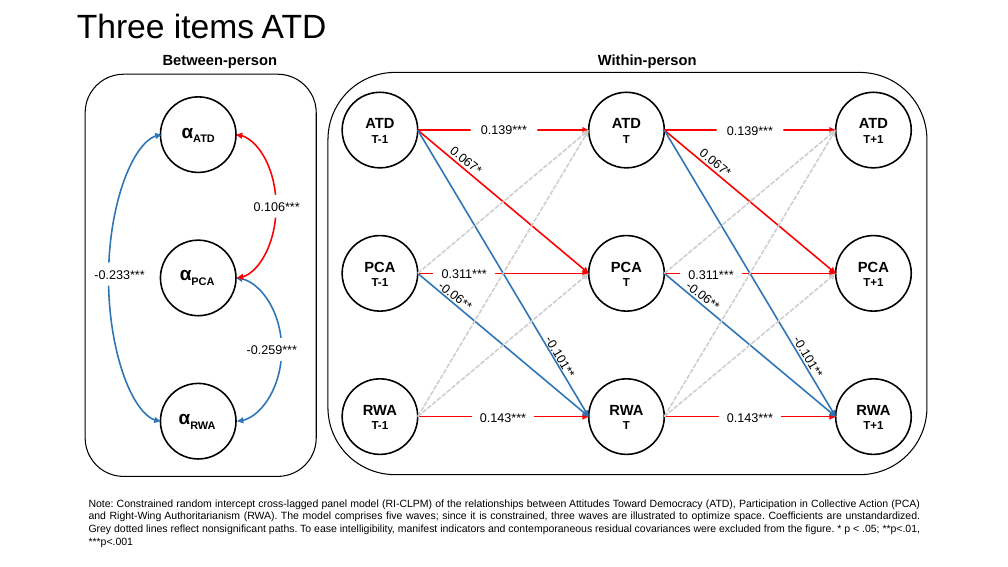
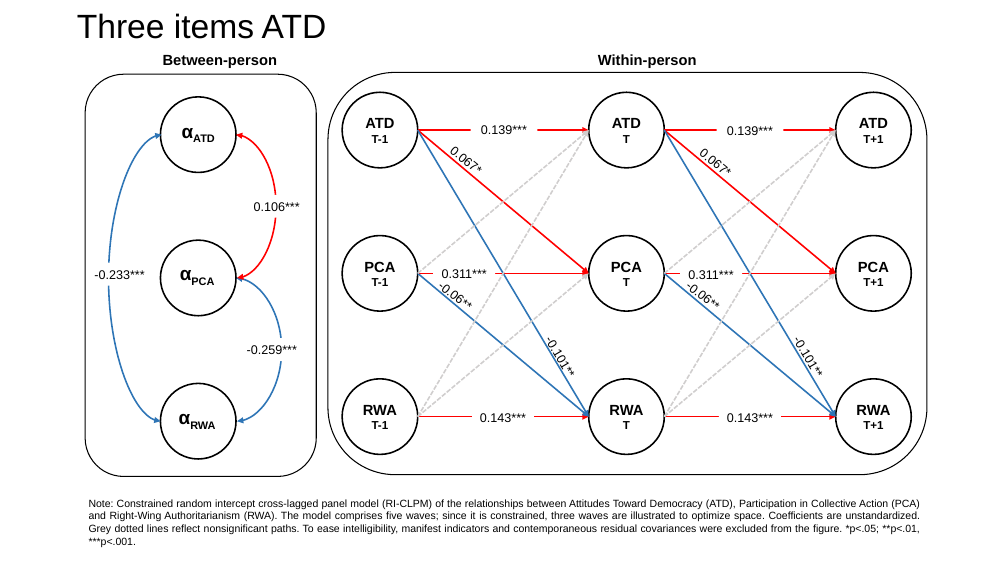
Before and after one commit to pjcarozzi/rwa-pca-atd, a slide deck: slide 1 of 2_output/4_figures_and_tables/Figures.pptx. Drawn at 1008x567 pixels with LibreOffice and Linux fonts; fonts in the diff are those of the drawing. Boxes give left, top, right and bottom in pixels: in the first picture for what was removed or moved away, otherwise in the second. Text is boxed around its words. In the diff, an @@ line names an element or a change of style, - is before the commit and + after.

```diff
--- a/2_output/4_figures_and_tables/Figures.pptx
+++ b/2_output/4_figures_and_tables/Figures.pptx
@@ text at bbox=[89, 499, 921, 547]: text changed @@
-Note: Constrained random intercept cross-lagged panel model (RI-CLPM) of the relationships between Attitudes Toward Democracy (ATD), Participation in Collective Action (PCA) and Right-Wing Authoritarianism (RWA). The model comprises five waves; since it is constrained, three waves are illustrated to optimize space. Coefficients are unstandardized. Grey dotted lines reflect nonsignificant paths. To ease intelligibility, manifest indicators and contemporaneous residual covariances were excluded from the figure. * p < .05; **p<.01, ***p<.001
+Note: Constrained random intercept cross-lagged panel model (RI-CLPM) of the relationships between Attitudes Toward Democracy (ATD), Participation in Collective Action (PCA) and Right-Wing Authoritarianism (RWA). The model comprises five waves; since it is constrained, three waves are illustrated to optimize space. Coefficients are unstandardized. Grey dotted lines reflect nonsignificant paths. To ease intelligibility, manifest indicators and contemporaneous residual covariances were excluded from the figure. *p<.05; **p<.01, ***p<.001.
```
Also in this commit, not shown: 1 other slide changed, 2 other files.
